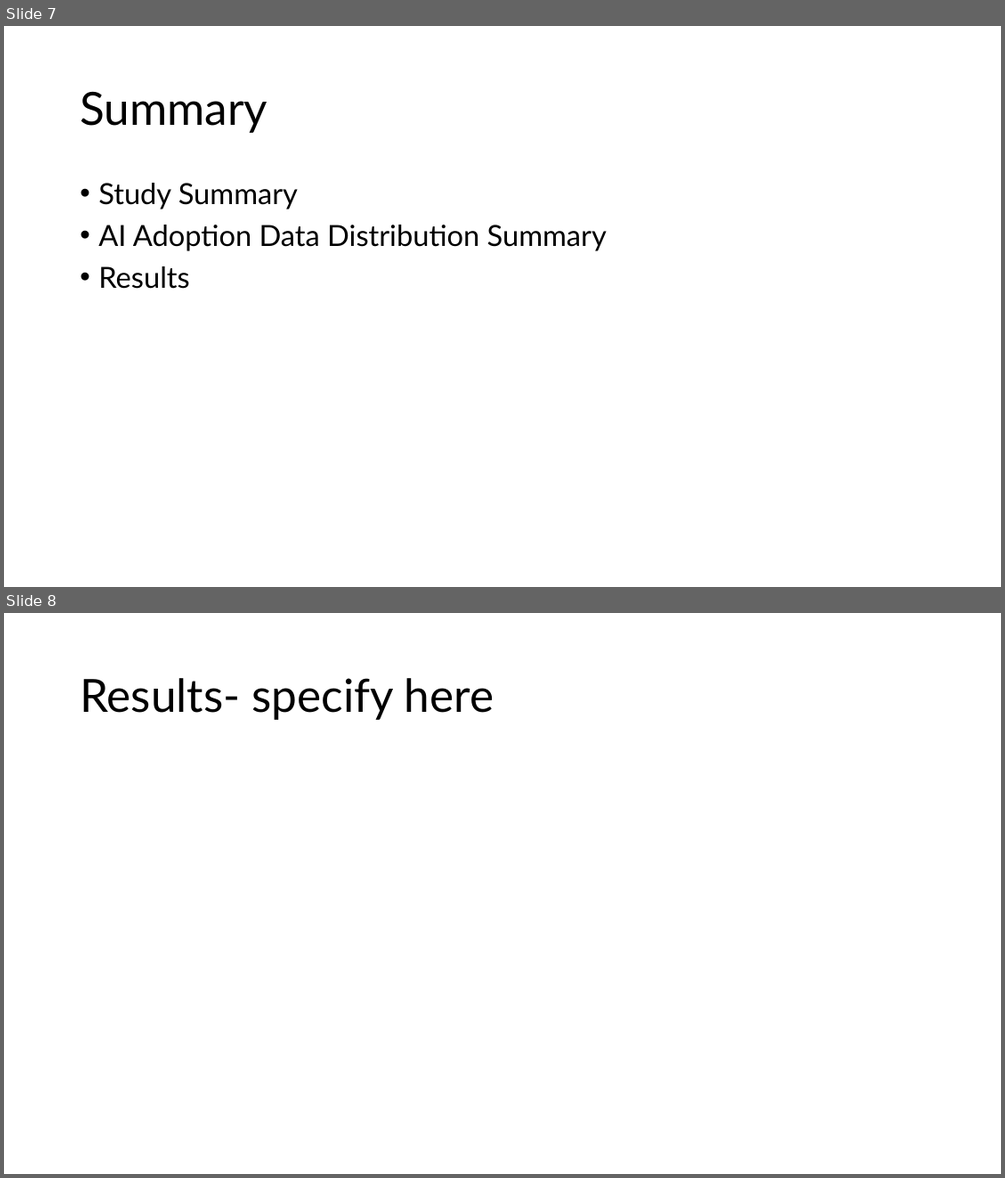
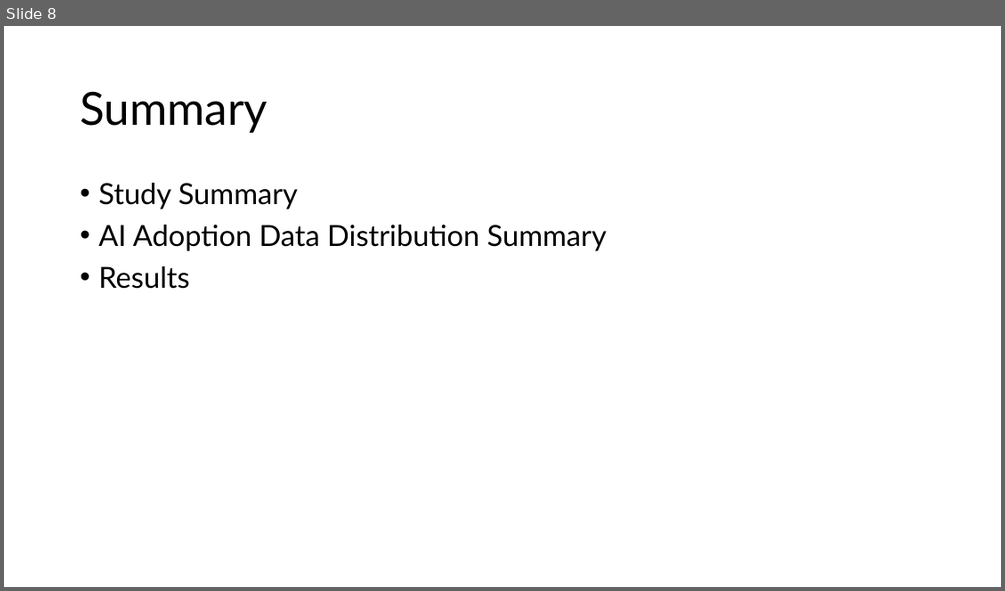
Before and after one commit to S-Shockley/MidtermAIAdoption, a slide deck: Presentation/Global AI Adoption & Workforce Impact Dataset.pptx. Shown one above the other, each under a label of ours: slides 7 and 8 before the commit, slide 8 after it. The pictures are 1005x1178 and 1005x591 pixels, drawn with LibreOffice and Linux fonts; fonts in the diff are those of the drawing. Boxes give left, top, right and bottom in pixels: in the first picture for what was removed or moved away, otherwise in the second. Text is boxed around its words. In the diff, an @@ line names an element or a change of style, - is before the commit and + after.

```diff
--- a/Presentation/Global AI Adoption & Workforce Impact Dataset.pptx
+++ b/Presentation/Global AI Adoption & Workforce Impact Dataset.pptx
@@ slide 8 removed at (x1=4, y1=613, x2=1001, y2=1174), background #FFFFFF @@
@@ title removed at (x1=80, y1=678, x2=494, y2=720) @@
-Results- specify here
@@ what was slide 7 is now slide 8 @@
```
Also in this commit, not shown: 2 slides changed, 5 slides added, 4 other slides removed, 7 other files.
